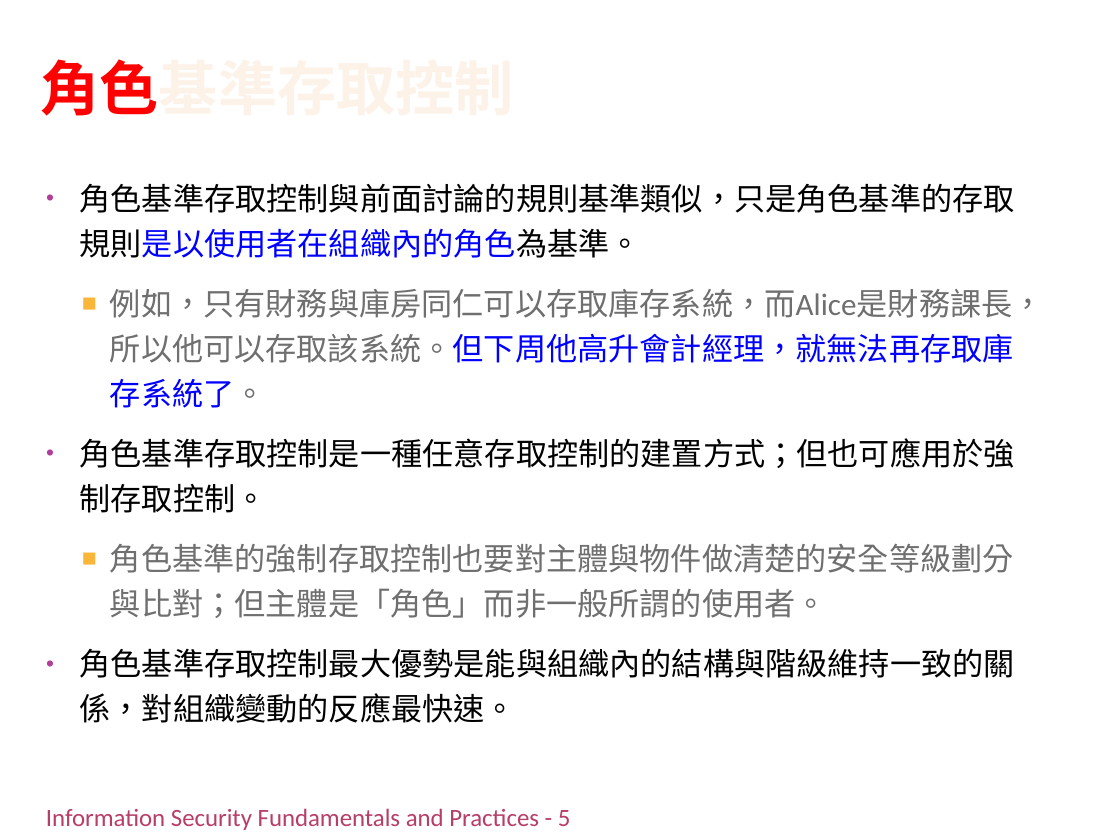
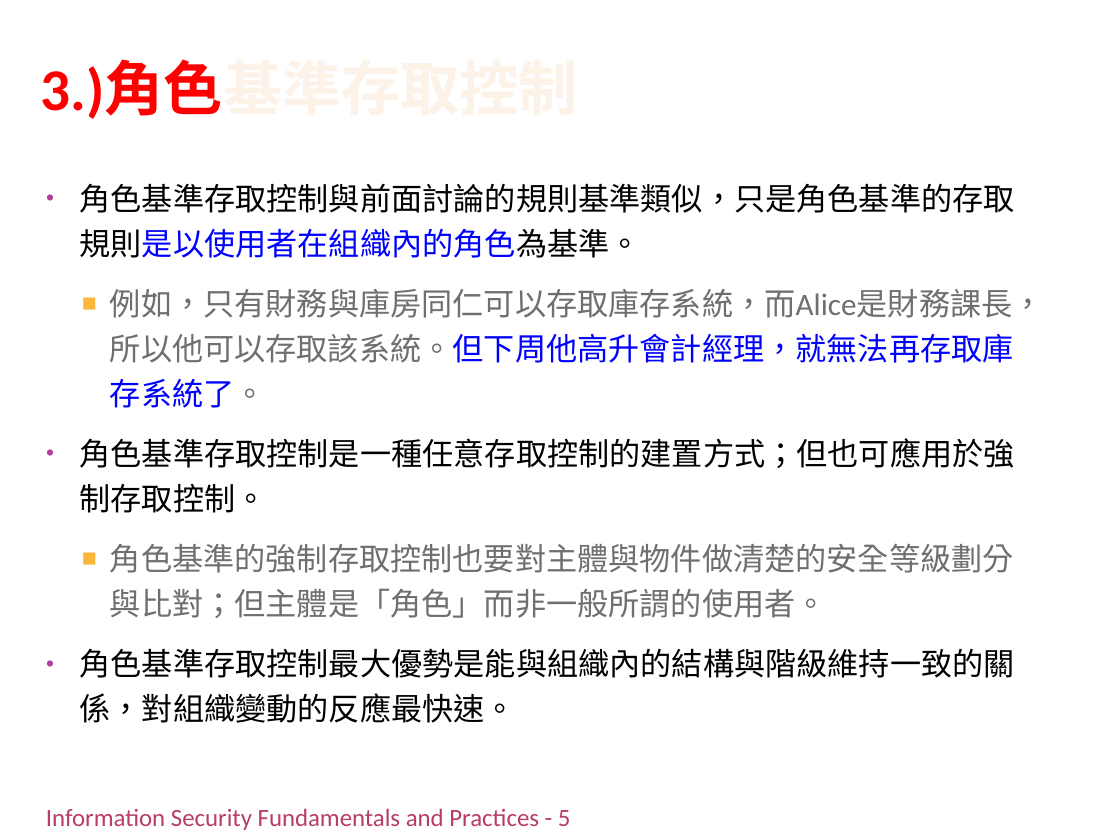
Before and after one commit to chih-chengwu/Information-Security-Markdown, a slide deck: slide 34 of 副本/Ch4_認證授權與存取控制(潘天佑的第5章).pptx. Drawn at 1120x840 pixels with LibreOffice and Linux fonts; fonts in the diff are those of the drawing; background and template pictures are left out. Boxes give left, top, right and bottom in pixels: in the first picture for what was removed or moved away, otherwise in the second. Text is boxed around its words. In the diff, an @@ line names an element or a change of style, - is before the commit and + after.

```diff
--- a/副本/Ch4_認證授權與存取控制(潘天佑的第5章).pptx
+++ b/副本/Ch4_認證授權與存取控制(潘天佑的第5章).pptx
@@ title at [41,61,578,119]: text changed @@
-角色基準存取控制
+3.)角色基準存取控制
```
Also in this commit, not shown: 16 other slides changed.
